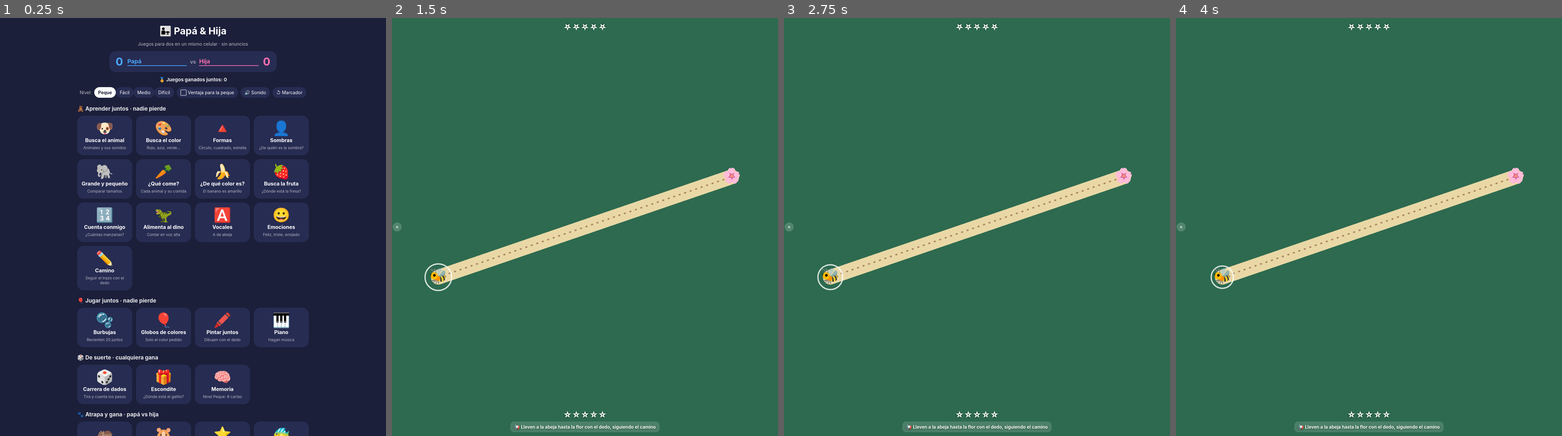
Above: before the commit, frames 1-4 (left to right).
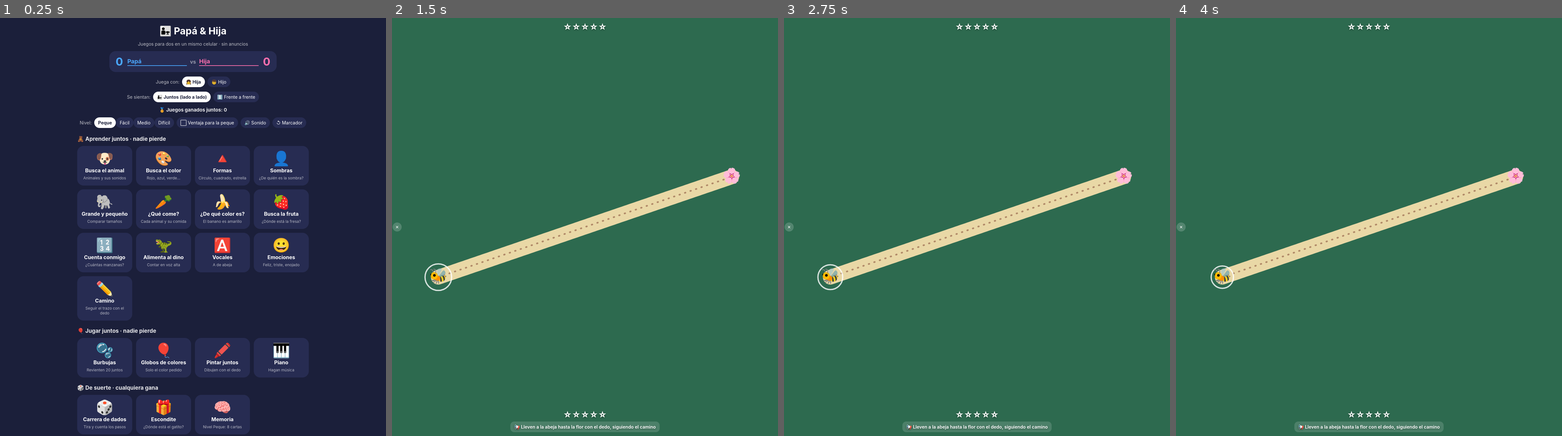
Above: after the commit, the same moments.

Repository: jamartinez1/juegos-padrehija
Game: browser game, page index.html
Two runs of this game, one before a commit and one after it. Both use one fixed random seed, a clock stepped at 60 frames per second and the inputs below.
Inputs (mouse positions are in pixels of both pictures, inside the frame that each line leads up to; where the layout moved, square brackets give the same spot in the first picture):
- Up to frame 1 (0.25 s): no input
- Up to frame 2 (1.5 s): click "Fácil" at 0.27 s; move the mouse to (585, 435) [585, 410] at 1.07 s; click "✏️ Camino Seguir el trazo con…" at 1.27 s
- Up to frame 3 (2.75 s): move the mouse to (899, 185) at 1.67 s; click "✕" at 1.87 s; press the mouse at (1054, 164) at 2.27 s; release the mouse at (977, 143) at 2.4 s; click "✕" at 2.47 s
- Up to frame 4 (4 s): move the mouse to (1426, 310) at 2.87 s; click "✕" at 3.07 s; move the mouse to (1272, 331) at 3.47 s; click "✕" at 3.67 s

The runs differ from the first frame. In frame 1, 8.3% of the frame differs, in the area x 20-79%, y 14-100%; in frame 2, less than 0.1%; in frame 3, less than 0.1%; in frame 4, less than 0.1%.

Commit message:
Opción hijo/hija y modo de sentarse
Juntos (lado a lado, por defecto): nada se gira. Frente a frente: la
mitad de arriba se gira y el centro mira a quien tiene el turno.

Co-Authored-By: Claude Opus 5.5 <noreply@anthropic.com>

Diff:
--- a/index.html
+++ b/index.html
@@ -101,6 +101,12 @@
 .dice{width:116px;height:116px;border-radius:24px;background:#fff;color:#1b1f3a;font-size:26px;font-weight:900;box-shadow:0 6px 0 rgba(0,0,0,.3)}
 .dice:active{transform:translateY(4px);box-shadow:0 2px 0 rgba(0,0,0,.3)}
 #back.hold{background:#fff;color:#1b1f3a;transform:translateY(-50%) scale(1.6);transition:transform .7s linear,background .7s linear}
+/* Juntos (lado a lado): nada se gira */
+body.side .flip,body.side .half.p1{transform:none}
+body.side #over .msg.flip,body.side #cd .num.flip{display:none}
+/* Frente a frente: el centro mira a quien juega */
+.mid{transition:transform .45s}
+body:not(.side) .mid.toP1{transform:rotate(180deg)}
 .foot{opacity:.45;font-size:12px;text-align:center}
 
 /* ---------- Juego ---------- */
@@ -150,13 +156,21 @@
 <body>
 
 <main id="menu">
-  <h1>👨‍👧 Papá &amp; Hija</h1>
+  <h1 id="ttl">👨‍👧 Papá &amp; Hija</h1>
   <p class="sub">Juegos para dos en un mismo celular · sin anuncios</p>
   <section class="board">
     <div class="pl p0"><b id="s0">0</b><input id="n0" maxlength="12" aria-label="Nombre del jugador de abajo"></div>
     <span class="vs">vs</span>
     <div class="pl p1"><b id="s1">0</b><input id="n1" maxlength="12" aria-label="Nombre del jugador de arriba"></div>
   </section>
+  <div class="opts">
+    <span class="lbl">Juega con:</span>
+    <button class="chip" id="kHija">👧 Hija</button><button class="chip" id="kHijo">👦 Hijo</button>
+  </div>
+  <div class="opts">
+    <span class="lbl">Se sientan:</span>
+    <button class="chip" id="sSide">👨‍👧 Juntos (lado a lado)</button><button class="chip" id="sFace">↕️ Frente a frente</button>
+  </div>
   <div class="medals" id="med"></div>
   <div class="opts">
     <span class="lbl">Nivel:</span>
@@ -166,7 +180,7 @@
     <button class="chip" id="rst">↺ Marcador</button>
   </div>
   <div id="grid"></div>
-  <p class="foot">Tip: el de arriba juega con el celular girado hacia él.<br>Para salir de un juego, mantén presionada la ✕.<br>Funciona sin internet una vez abierto.</p>
+  <p class="foot">«Juntos»: los dos ven todo derecho. «Frente a frente»: la mitad de arriba se gira hacia quien está al otro lado de la mesa.<br>Para salir de un juego, mantén presionada la ✕.<br>Funciona sin internet una vez abierto.</p>
 </main>
 
 <div id="game" hidden>
@@ -186,8 +200,9 @@
 const clamp=(v,a,b)=>Math.max(a,Math.min(b,v));
 
 /* ---------- Estado guardado ---------- */
-let S={names:['Papá','Hija'],score:[0,0],sound:true,level:0,edge:false,medals:0};
+let S={names:['Papá','Hija'],score:[0,0],sound:true,level:0,edge:false,medals:0,kid:'hija',seat:'side'};
 try{Object.assign(S,JSON.parse(localStorage.getItem('padrehija')||'{}'))}catch(e){}
+const KID=()=>S.kid==='hijo'?{name:'Hijo',w:'hijo',peque:'el peque',emoji:'👨‍👦'}:{name:'Hija',w:'hija',peque:'la peque',emoji:'👨‍👧'};
 const save=()=>{try{localStorage.setItem('padrehija',JSON.stringify(S))}catch(e){}};
 
 /* ---------- Sonido ---------- */
@@ -221,7 +236,7 @@
   const timers=new Set();let raf=0;
   const G={
     root:stage,over:false,stopped:false,
-    name:i=>S.names[i]||(i?'Hija':'Papá'),
+    name:i=>S.names[i]||(i?KID().name:'Papá'),
     after(fn,ms){const t=setTimeout(()=>{timers.delete(t);if(!G.stopped)fn()},ms);timers.add(t);return t},
     clear(t){clearTimeout(t);timers.delete(t)},
     loop(fn){const f=t=>{if(G.stopped)return;fn(t);raf=requestAnimationFrame(f)};raf=requestAnimationFrame(f)},
@@ -382,9 +397,9 @@
     c.setLineDash([10,10]);c.strokeStyle='rgba(255,255,255,.25)';c.lineWidth=2;
     c.beginPath();c.moveTo(0,H/2);c.lineTo(W,H/2);c.stroke();c.setLineDash([]);
     txt(sc[0],W/2,H*.75,90,'rgba(74,168,255,.35)',false);
-    txt(sc[1],W/2,H*.25,90,'rgba(255,111,174,.35)',true);
+    txt(sc[1],W/2,H*.25,90,'rgba(255,111,174,.35)',S.seat==='face');
     txt(G.name(0),W/2,H-14,13,'rgba(74,168,255,.8)',false);
-    txt(G.name(1),W/2,14,13,'rgba(255,111,174,.8)',true);
+    txt(G.name(1),W/2,14,13,'rgba(255,111,174,.8)',S.seat==='face');
     c.fillStyle='#4aa8ff';c.beginPath();c.roundRect(pad[0]-PW[0]/2,PY[0]-ph/2,PW[0],ph,7);c.fill();
     c.fillStyle='#ff6fae';c.beginPath();c.roundRect(pad[1]-PW[1]/2,PY[1]-ph/2,PW[1],ph,7);c.fill();
     if(ball){c.fillStyle='#fff';c.beginPath();c.arc(ball.x,ball.y,R,0,7);c.fill()}
@@ -476,6 +491,7 @@
   const sc=[0,0];let turn=rnd(0,1),picked=[],lock=false;
   const els=cards.map((c,i)=>{const b=document.createElement('button');b.className='card';b.textContent='❔';b.onpointerdown=ev=>{ev.preventDefault();pick(i)};grid.append(b);return b});
   function banners(){
+    mid.classList.toggle('toP1',turn===1&&!G.over);
     half.forEach((d,i)=>{
       d.classList.toggle('on',!G.over&&turn===i);
       d.innerHTML=`<div class="who">${esc(G.name(i))}</div><div class="big">${sc[i]} 🃏</div>`;
@@ -618,6 +634,7 @@
     G.root.append(top,mid,bot);const half=[bot,top];
     const T=6,K=S.level===0?3:6;let stars=0,turn=rnd(0,1),R=null,open=false,miss=0,last=null;
     function banners(){
+    mid.classList.toggle('toP1',turn===1&&!G.over);
       half.forEach((d,i)=>{
         d.classList.toggle('on',turn===i&&!G.over);
         const hint=i===0?`<div class="hint">📢 ${turn===1?`Dile a ${esc(G.name(1))}`:'Tu turno'}: «${R.ask}»</div>`:'';
@@ -1059,6 +1076,8 @@
   G.root.append(top,mid,bot);const half=[bot,top];
   const T=3,sc=[0,0];let turn=rnd(0,1),hid=0,open=false;
   function banners(){
+    mid.classList.toggle('toP1',turn===1&&!G.over);
+    mid.classList.toggle('toP1',turn===1&&!G.over);
     half.forEach((d,i)=>{
       d.classList.toggle('on',turn===i&&!G.over);
       const hint=i===0?'<div class="hint">📢 Por turnos: ¿en qué caja se esconde el gatito?</div>':'';
@@ -1109,7 +1128,7 @@
   {icon:'🎲',title:'Carrera de dados',desc:'Tira y cuenta los pasos',run:dados},
   {icon:'🎁',title:'Escondite',desc:'¿Dónde está el gatito?',run:escondite},
   {icon:'🧠',title:'Memoria',desc:'Nivel Peque: 8 cartas',run:mem},
-  {sec:'🐾 Atrapa y gana · papá vs hija'},
+  {sec:'🐾 Atrapa y gana · papá vs {k}'},
   {icon:'🦛',title:'Hipopótamos hambrientos',desc:'Atrapa más comida',run:hipos},
   {icon:'🐹',title:'Atrapa topos',desc:'30 segundos, ¡rápido!',run:topos},
   {icon:'⭐',title:'Atrapa estrellas',desc:'Primero en tocarla',run:atrapa({mode:'one',cls:'night',icon:'⭐',emo:['⭐'],hint:'Toca cada estrella antes que el otro. ¡Gana quien llegue a 10!'})},
@@ -1124,7 +1143,7 @@
 ];
 const grid=$('#grid');
 GAMES.forEach(g=>{
-  if(g.sec){const h=document.createElement('h2');h.className='sec';h.textContent=g.sec;grid.append(h);return}
+  if(g.sec){const h=document.createElement('h2');h.className='sec';h.dataset.t=g.sec;grid.append(h);return}
   const b=document.createElement('button');b.className='gcard';
   b.innerHTML=`<span class="ic">${g.icon}</span><b>${g.title}</b><small>${g.desc}</small>`;
   b.onclick=()=>launch(g);grid.append(b);
@@ -1135,9 +1154,12 @@
   b.onclick=()=>{S.level=i;save();refresh()};lvlBox.append(b);
 });
 $('#edge').onclick=()=>{S.edge=!S.edge;save();refresh()};
+const setKid=k=>{const old=KID().name;S.kid=k;if(!S.names[1]||S.names[1]===old)S.names[1]=KID().name;save();refresh()};
+$('#kHija').onclick=()=>setKid('hija');$('#kHijo').onclick=()=>setKid('hijo');
+$('#sSide').onclick=()=>{S.seat='side';save();refresh()};$('#sFace').onclick=()=>{S.seat='face';save();refresh()};
 ['n0','n1'].forEach((id,i)=>{
   $('#'+id).addEventListener('input',e=>{S.names[i]=e.target.value;save()});
-  $('#'+id).addEventListener('blur',e=>{if(!e.target.value.trim()){S.names[i]=i?'Hija':'Papá';refresh()}});
+  $('#'+id).addEventListener('blur',e=>{if(!e.target.value.trim()){S.names[i]=i?KID().name:'Papá';refresh()}});
 });
 $('#snd').onclick=()=>{S.sound=!S.sound;save();refresh()};
 $('#rst').onclick=()=>{S.score=[0,0];S.medals=0;save();refresh()};
@@ -1149,7 +1171,13 @@
   $('#n0').value=S.names[0];$('#n1').value=S.names[1];
   $('#s0').textContent=S.score[0];$('#s1').textContent=S.score[1];
   [...lvlBox.children].forEach((b,i)=>b.classList.toggle('on',S.level===i));
-  $('#edge').textContent=(S.edge?'✅':'⬜')+' Ventaja para la peque';
+  const K=KID();
+  $('#edge').textContent=(S.edge?'✅':'⬜')+' Ventaja para '+K.peque;
+  $('#ttl').textContent=`${K.emoji} Papá & ${K.name}`;document.title=`Papá e ${K.name} · Juegos`;
+  $('#kHija').classList.toggle('on',S.kid!=='hijo');$('#kHijo').classList.toggle('on',S.kid==='hijo');
+  $('#sSide').classList.toggle('on',S.seat!=='face');$('#sFace').classList.toggle('on',S.seat==='face');
+  document.body.classList.toggle('side',S.seat!=='face');
+  grid.querySelectorAll('h2.sec').forEach(h=>h.textContent=h.dataset.t.replace('{k}',K.w));
   $('#snd').textContent=S.sound?'🔊 Sonido':'🔇 Sonido';
   $('#med').textContent='🏅 Juegos ganados juntos: '+(S.medals||0);
 }
--- a/sw.js
+++ b/sw.js
@@ -1,4 +1,4 @@
-const C='padrehija-v2';
+const C='padrehija-v3';
 const FILES=['./','index.html','manifest.webmanifest','icon.svg'];
 self.addEventListener('install',e=>{e.waitUntil(caches.open(C).then(c=>c.addAll(FILES)));self.skipWaiting()});
 self.addEventListener('activate',e=>{e.waitUntil(caches.keys().then(k=>Promise.all(k.filter(x=>x!==C).map(x=>caches.delete(x)))))});
